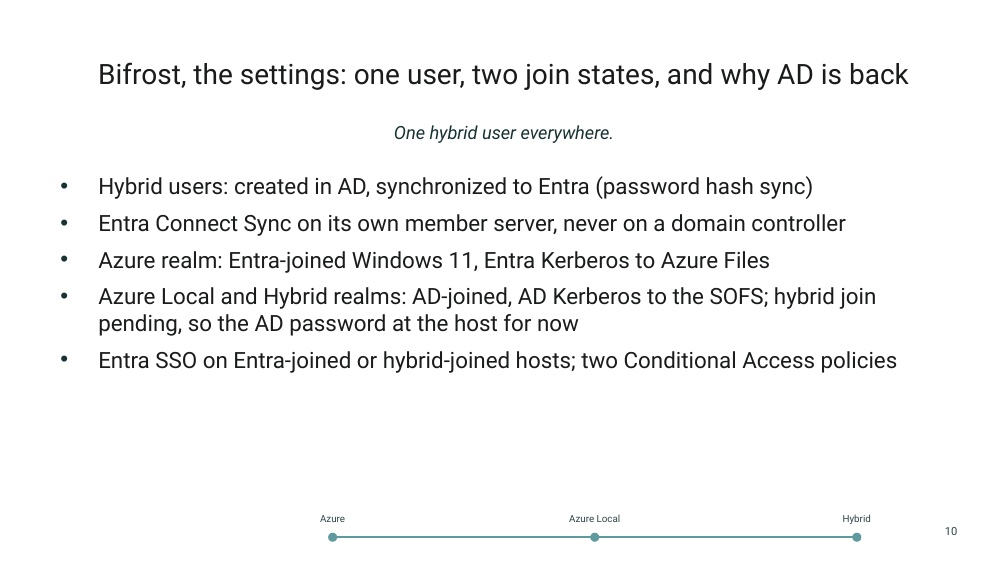
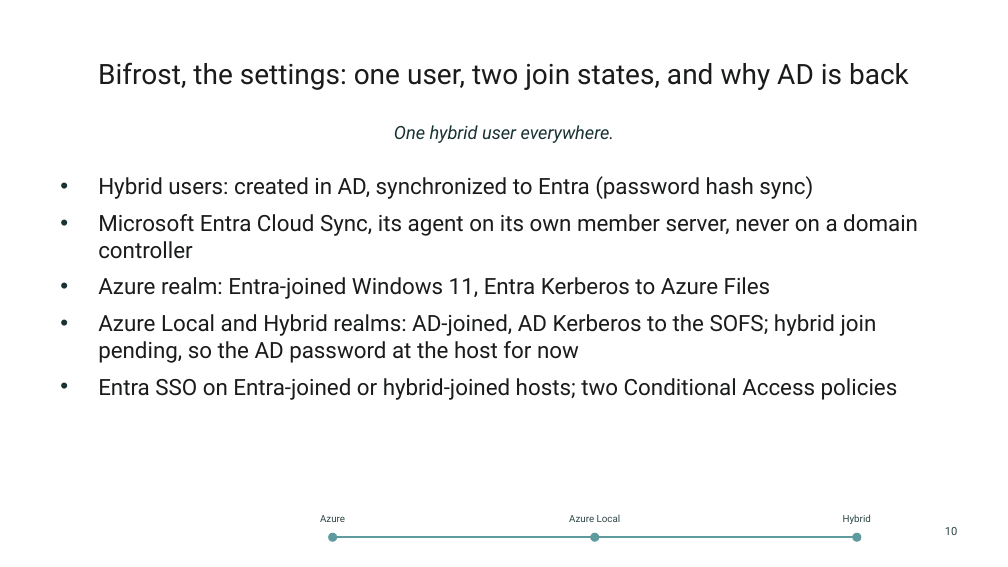
Before and after one commit to thisismydemo/nic2026_avd, a slide deck: slide 10 of presentation/AVD_Anywhere_NIC2026.pptx. Drawn at 1008x567 pixels with LibreOffice and Linux fonts; fonts in the diff are those of the drawing; background and template pictures are left out. Boxes give left, top, right and bottom in pixels: in the first picture for what was removed or moved away, otherwise in the second. Text is boxed around its words. In the diff, an @@ line names an element or a change of style, - is before the commit and + after.

Commit message:
Update the session deck

```diff
--- a/presentation/AVD_Anywhere_NIC2026.pptx
+++ b/presentation/AVD_Anywhere_NIC2026.pptx
@@ text at [98,214,918,259]: text changed @@
-• Entra Connect Sync on its own member server, never on a domain controller
+• Microsoft Entra Cloud Sync, its agent on its own member server, never on a domain controller
```
